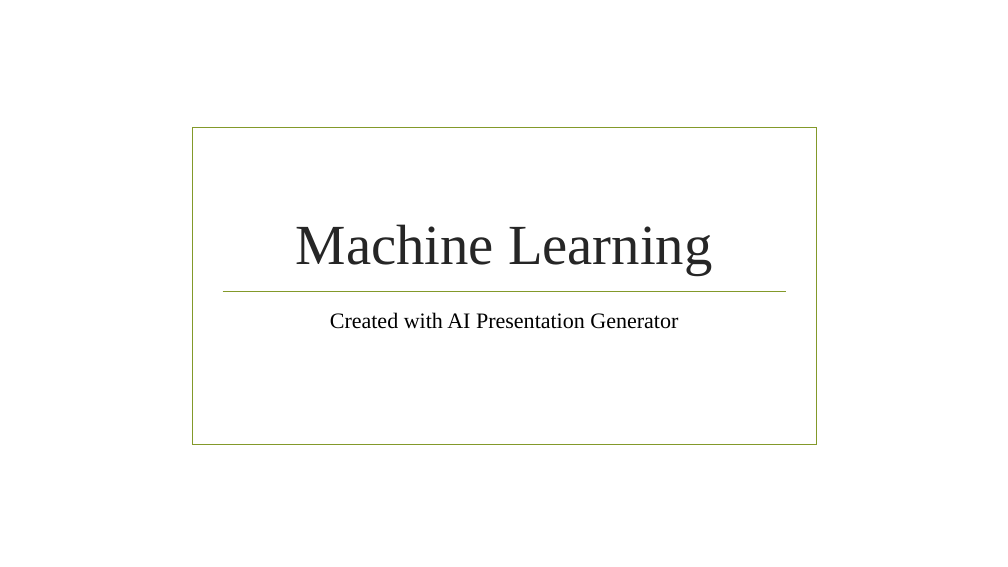
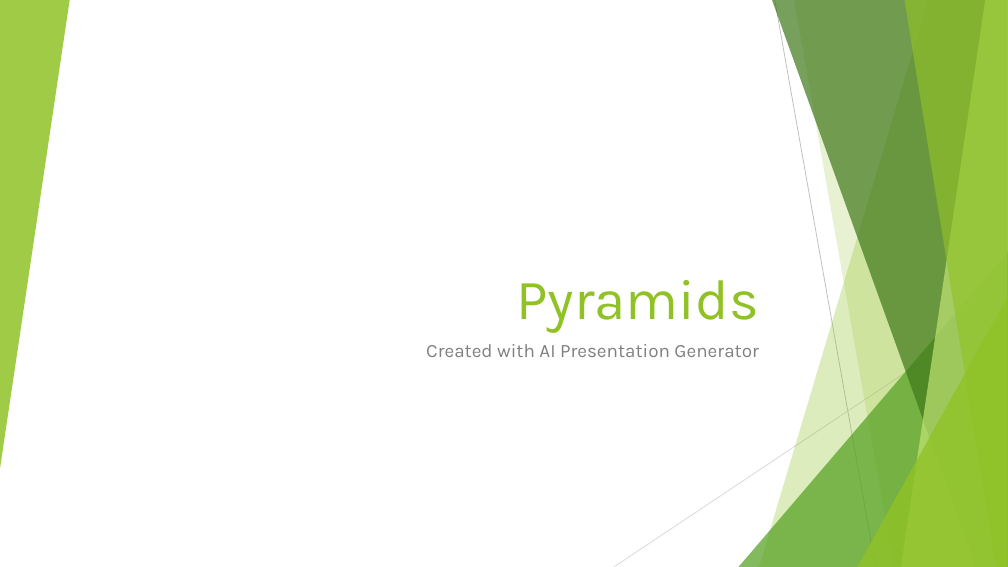
Before and after one commit to ammarmashal/ai-presentation-agent, a slide deck: slide 1 of my_presentation55.pptx. Drawn at 1008x567 pixels with LibreOffice and Linux fonts; fonts in the diff are those of the drawing; background and template pictures are left out. Boxes give left, top, right and bottom in pixels: in the first picture for what was removed or moved away, otherwise in the second. Text is boxed around its words. In the diff, an @@ line names an element or a change of style, - is before the commit and + after.

Commit message:
Fix font size handling in create_presentation function

```diff
--- a/my_presentation55.pptx
+++ b/my_presentation55.pptx
@@ group added at (0, 0, 1008, 567): 5 freeform shapes, 3 triangles, 2 lines @@
@@ rectangle removed at (193, 128, 817, 445) @@
@@ line removed from (222, 291) to (786, 291) @@
@@ title at (516, 280, 759, 333): text changed; font Times New Roman to Karla; text colour #262626 to #90C226 @@
-Machine Learning
+Pyramids
@@ subtitle "Created with AI Presentation Generator": place and size @@
-subtitle "Created with AI Presentation Generator" at (330, 312, 678, 329)
+subtitle "Created with AI Presentation Generator" at (426, 344, 758, 357)
@@ subtitle "Created with AI Presentation Generator" at (426, 344, 758, 357): size 21 to 18 pt, font Times New Roman to Karla, text colour #000000 to #808080; alignment centre to right @@
```
Also in this commit, not shown: 10 slides added, 4 slides removed, 24 other files.
